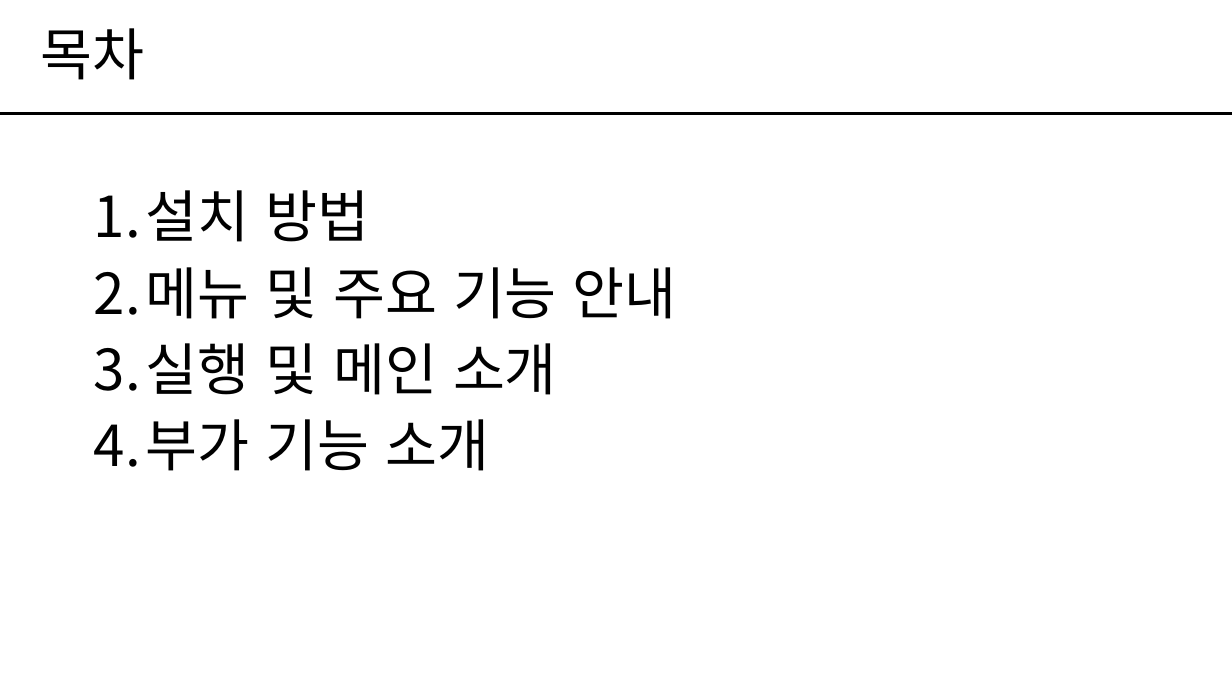
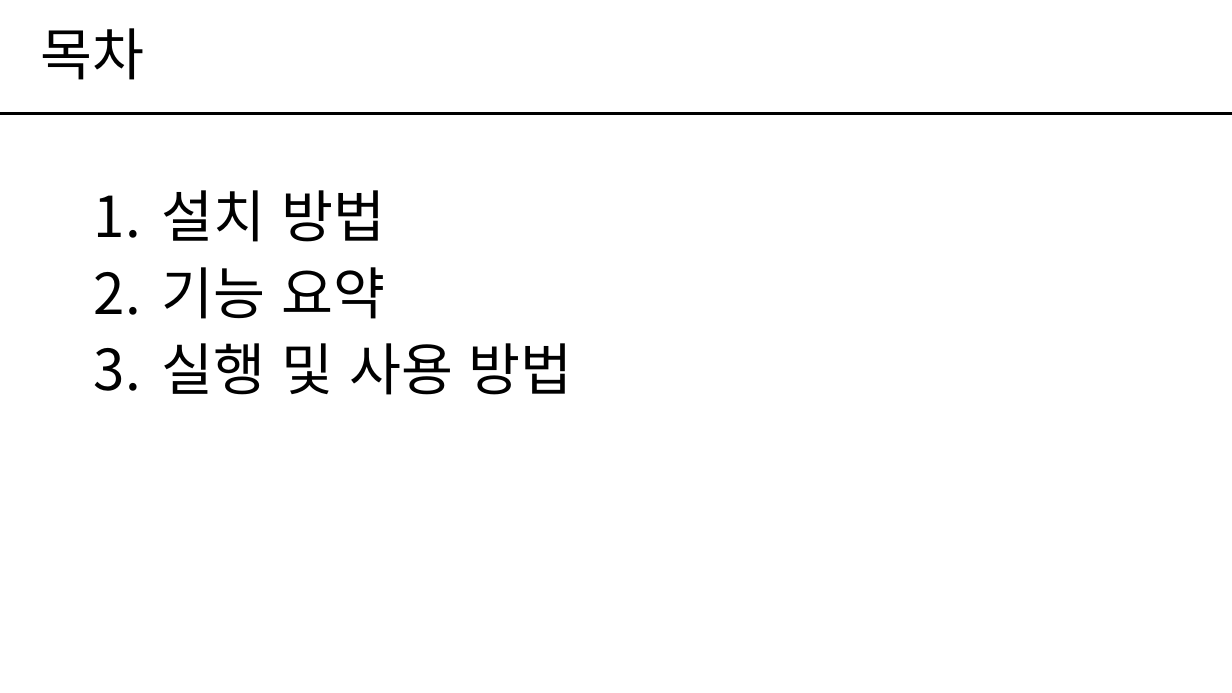
Before and after one commit to Semicolon-JangHyeJin/sc-grad-doc, a slide deck: slide 2 of Document/7. 매뉴얼/[ERP]매뉴얼_Ver1.0.0_Semi-Colon.pptx. Drawn at 1232x693 pixels with LibreOffice and Linux fonts; fonts in the diff are those of the drawing. Boxes give left, top, right and bottom in pixels: in the first picture for what was removed or moved away, otherwise in the second. Text is boxed around its words. In the diff, an @@ line names an element or a change of style, - is before the commit and + after.

```diff
--- a/Document/7. 매뉴얼/[ERP]매뉴얼_Ver1.0.0_Semi-Colon.pptx
+++ b/Document/7. 매뉴얼/[ERP]매뉴얼_Ver1.0.0_Semi-Colon.pptx
@@ text at <box>162,267,573,395</box>: text changed @@
-2. 메뉴 및 주요 기능 안내
-3. 실행 및 메인 소개
-4. 부가 기능 소개
+2. 기능 요약
+3. 실행 및 사용 방법
```
Also in this commit, not shown: 1 other slide changed, 8 slides added, 3 slides removed, 3 other files.
